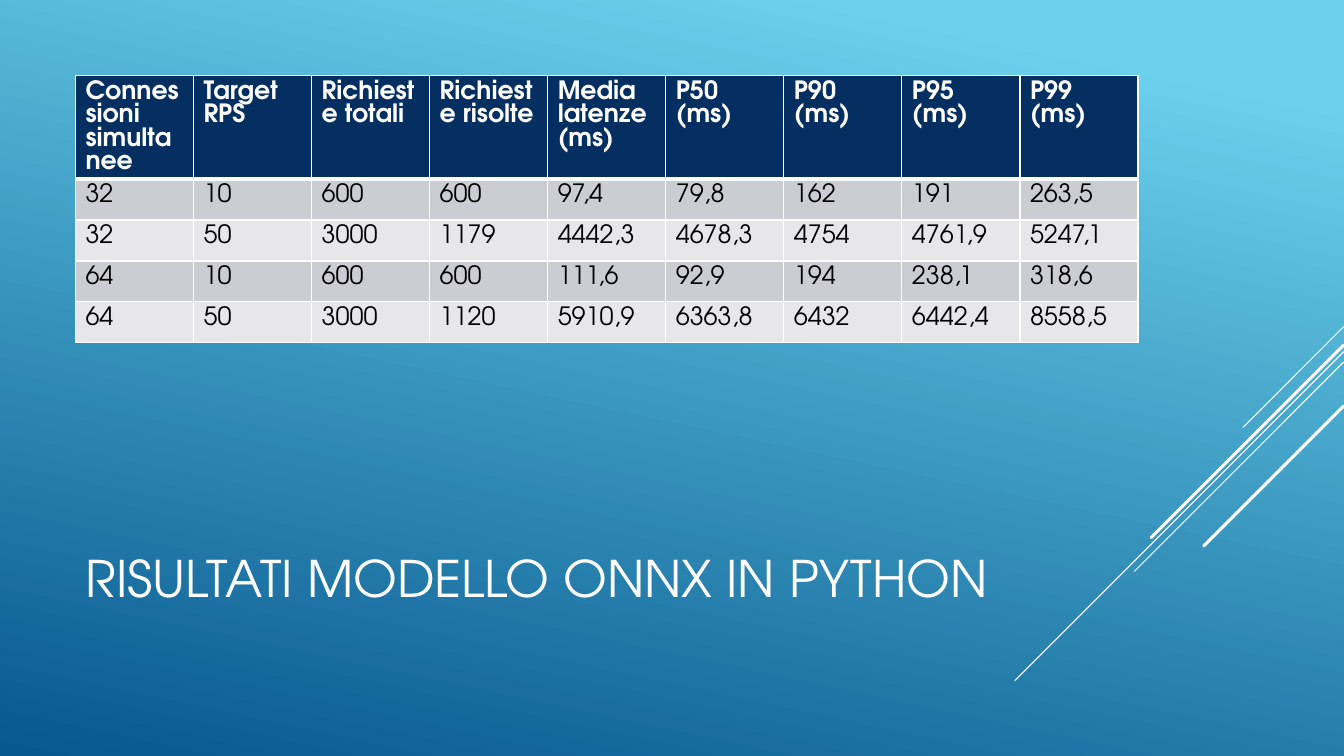
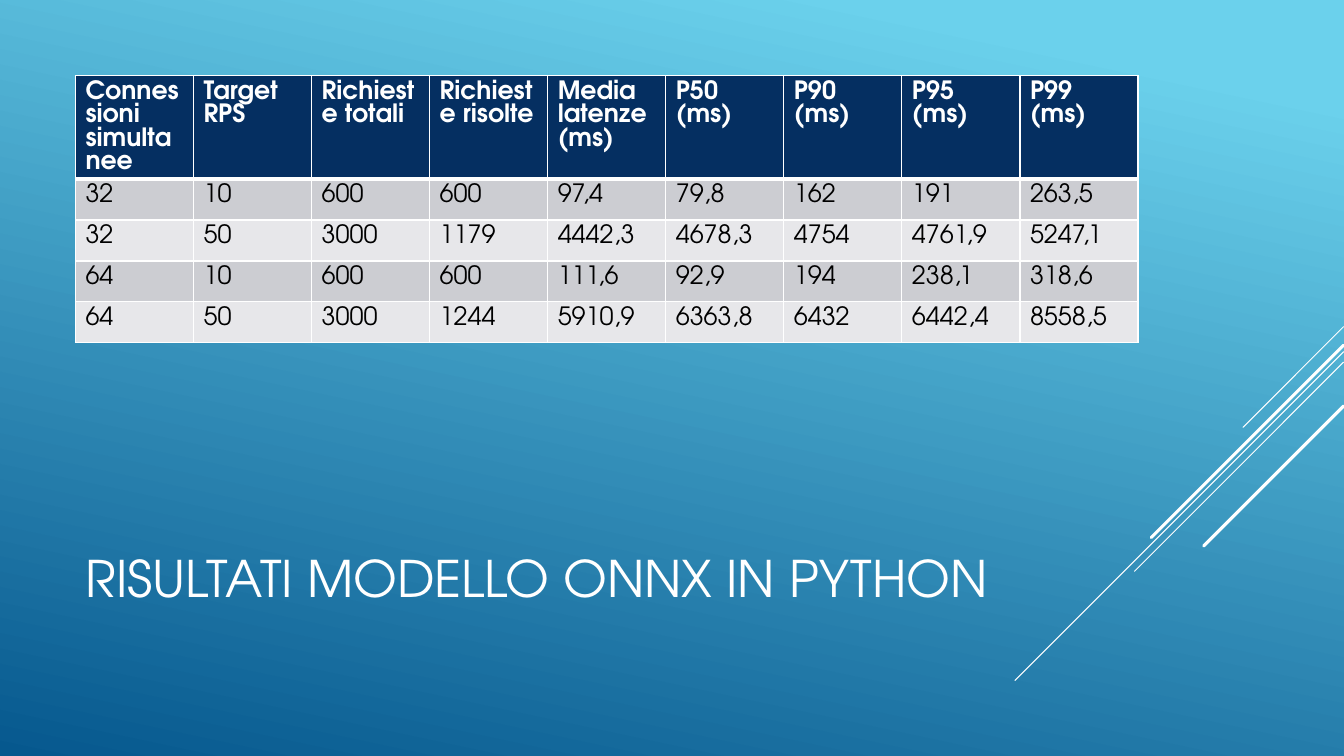
Before and after one commit to Bognanni/gsasrec-py-rust, a slide deck: slide 22 of Gsasrec.pptx. Drawn at 1344x756 pixels with LibreOffice and Linux fonts; fonts in the diff are those of the drawing. Boxes give left, top, right and bottom in pixels: in the first picture for what was removed or moved away, otherwise in the second. Text is boxed around its words. In the diff, an @@ line names an element or a change of style, - is before the commit and + after.

```diff
--- a/Gsasrec.pptx
+++ b/Gsasrec.pptx
@@ table at (x1=76, y1=76, x2=1137, y2=370) @@
-row 5, column 4: 1120
+row 5, column 4: 1244
```
Also in this commit, not shown: 8 other files.
